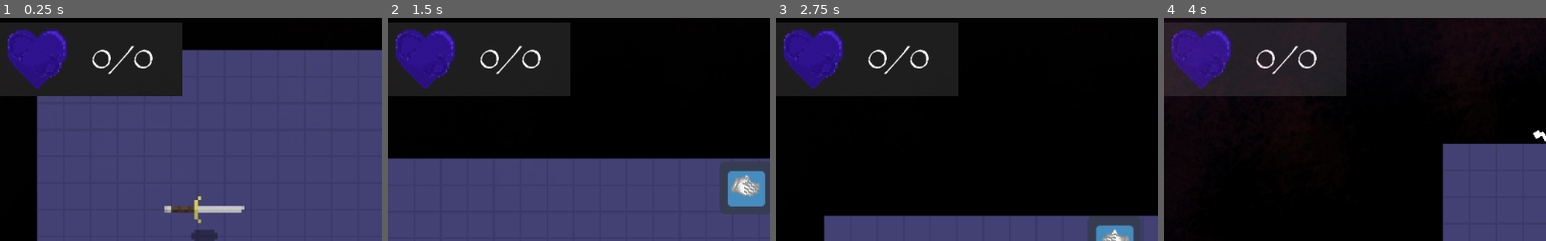
Above: before the commit, frames 1-4 (left to right).
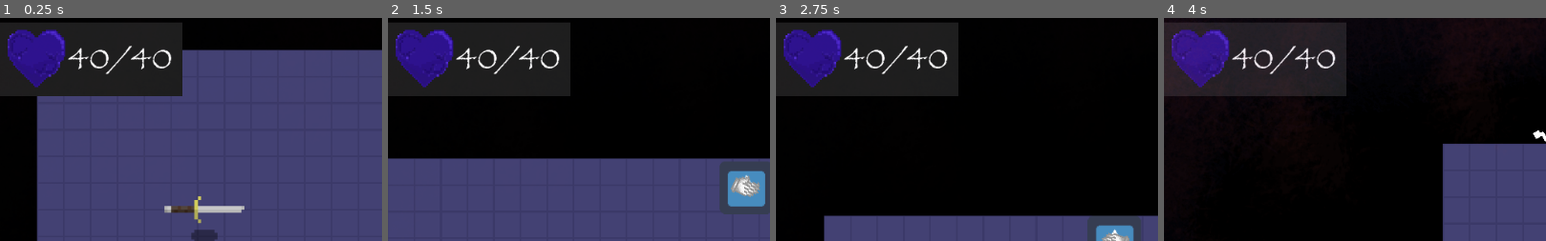
Above: after the commit, the same moments.

Repository: ColdCalzone/GWJ-30
Game: Godot game, scene res://scenes/Game.tscn
Same seed, same stepped clock (60 frames per second), same inputs: the game is played once before the commit and once after it. The project has no main scene, so this scene is started directly. The engine's default icon, where the game draws it, is replaced by a stand-in: a white triangle on a blue panel in a dark square.
Inputs (mouse positions are % of the whole screen's width and height, from its top left):
- Up to frame 1 (0.25 s): no input
- Up to frame 2 (1.5 s): tap Enter (ui_accept) at 0.5, 0.77 s; move the mouse to (45, 70) at 0.52 s; hold Space (attack) 0.53-1.28 s; hold W (move_up) from 0.53 s (still down); move the mouse to (80, 65) at 1.27 s; tap Space (attack) at 1.35 s
- Up to frame 3 (2.75 s): tap Enter (ui_accept) at 1.52 s; move the mouse to (20, 35) at 2.02 s; release W (move_up) at 2.03 s; hold A (move_left) from 2.03 s (still down); hold Space (attack) from 2.03 s (still down)
- Up to frame 4 (4 s): move the mouse to (55, 50) at 2.77 s; release Space (attack) at 2.78 s; tap Space (attack) at 2.85 s; tap Enter (ui_accept) at 3.02, 3.77 s; move the mouse to (35, 25) at 3.52 s; release A (move_left) at 3.53 s; hold S (move_down) from 3.53 s (still down); hold Space (attack) from 3.53 s (still down)
The pictures show only the part of the screen within x 1-51%, y 0-50%; the shares and areas given below are measured in that part.

The runs differ from the first frame. In frame 1, 1.3% of the frame differs, in the area x 2-45%, y 5-32%; in frame 2, 1.3%; in frame 3, 1.3%; in frame 4, 1.3%.

Commit message:
Player can now die and activates game over screen on death

Diff:
--- a/objects/Player.gd
+++ b/objects/Player.gd
@@ -22,11 +22,15 @@
 onready var collision = $Collision
 onready var camera = $Camera
 onready var camera_pulse = $Camera/Pulse
+onready var tween = $Tween
+
+const GAMEOVER_SCENE := preload("res://scenes/Gameover.tscn")
 
 
 
 func _ready() -> void:
 	attack_damage = 2
+	health = max_health
 	set_weapon("slap")
 
 
@@ -74,3 +78,12 @@
 
 	if Heartbeat.is_in_range():
 		camera_pulse.play("pulse")
+
+
+
+func die() -> void:
+	AudioManager.rocken_music.stop()
+	tween.interpolate_property(camera, "position", camera.position, Vector2.ZERO, 2.0, Tween.TRANS_LINEAR, Tween.EASE_IN)
+	tween.start()
+	yield(tween, "tween_completed")
+	TransitionManager.transition(GAMEOVER_SCENE)
--- a/objects/Player.tscn
+++ b/objects/Player.tscn
@@ -27,6 +27,7 @@
 "player",
 ]]
 script = ExtResource( 2 )
+max_health = 40
 
 [node name="Sprite" type="Sprite" parent="."]
 texture = ExtResource( 1 )
@@ -43,3 +44,5 @@
 
 [node name="Pulse" type="AnimationPlayer" parent="Camera"]
 anims/pulse = SubResource( 2 )
+
+[node name="Tween" type="Tween" parent="."]
